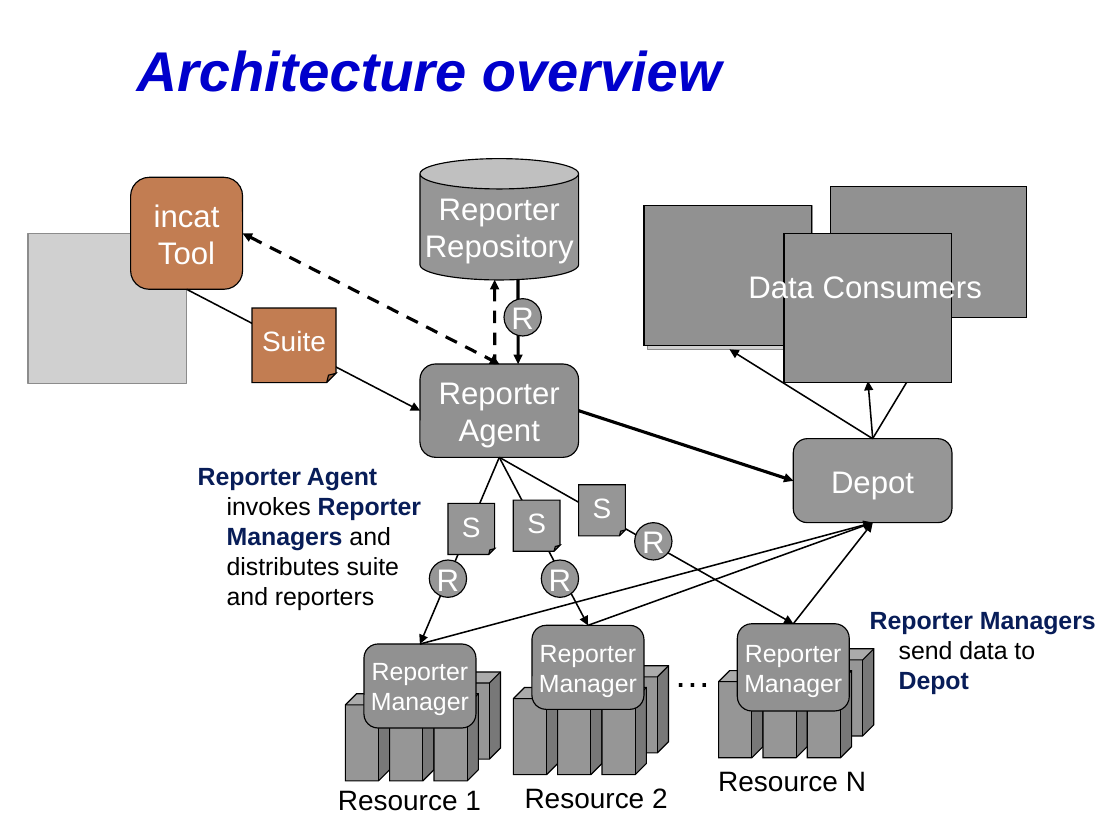
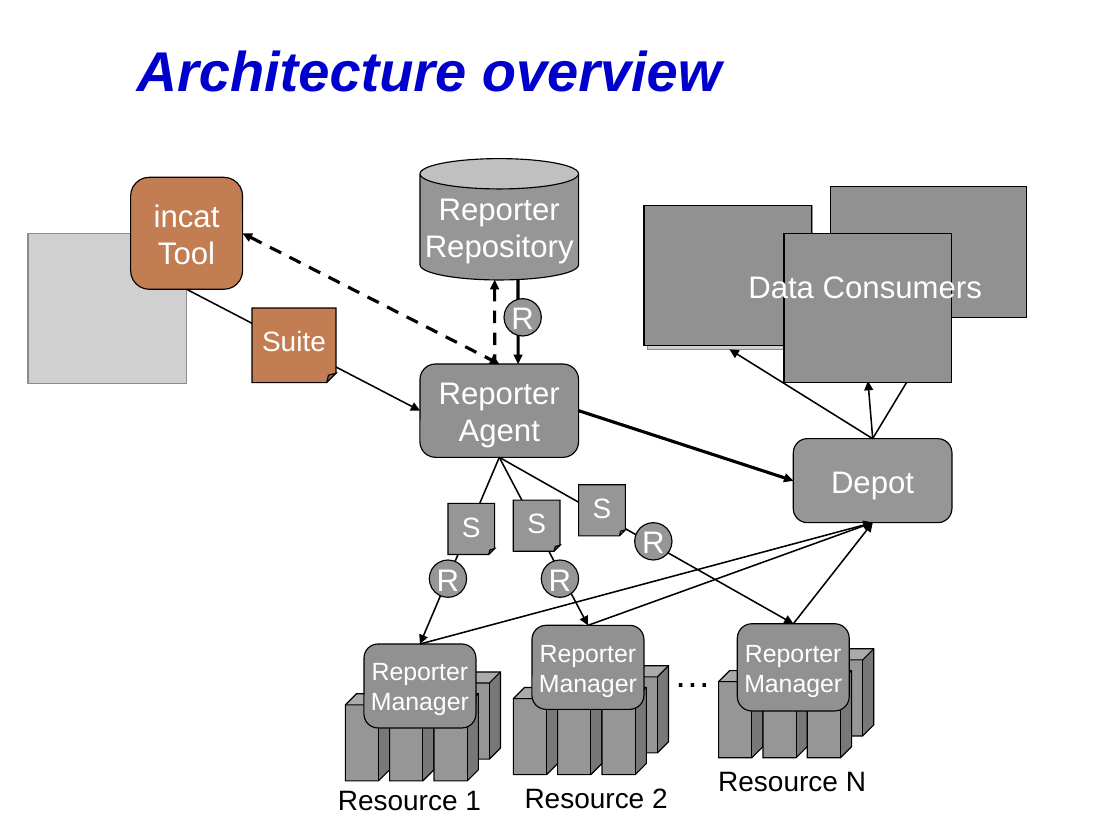
Before and after one commit to IncaProject/inca-xsede, a slide deck: slide 2 of talks/feb-06-workshop/incat.ppt. Drawn at 1120x840 pixels with LibreOffice and Linux fonts; fonts in the diff are those of the drawing; grey boxes stand for pictures. Boxes give left, top, right and bottom in pixels: in the first picture for what was removed or moved away, otherwise in the second. Text is boxed around its words. In the diff, an @@ line names an element or a change of style, - is before the commit and + after.

```diff
--- a/talks/feb-06-workshop/incat.ppt
+++ b/talks/feb-06-workshop/incat.ppt
@@ text removed at [198, 468, 421, 610] @@
-Reporter Agent invokes Reporter Managers and distributes suite and reporters
@@ text removed at [870, 612, 1096, 694] @@
-Reporter Managers send data to Depot
```
